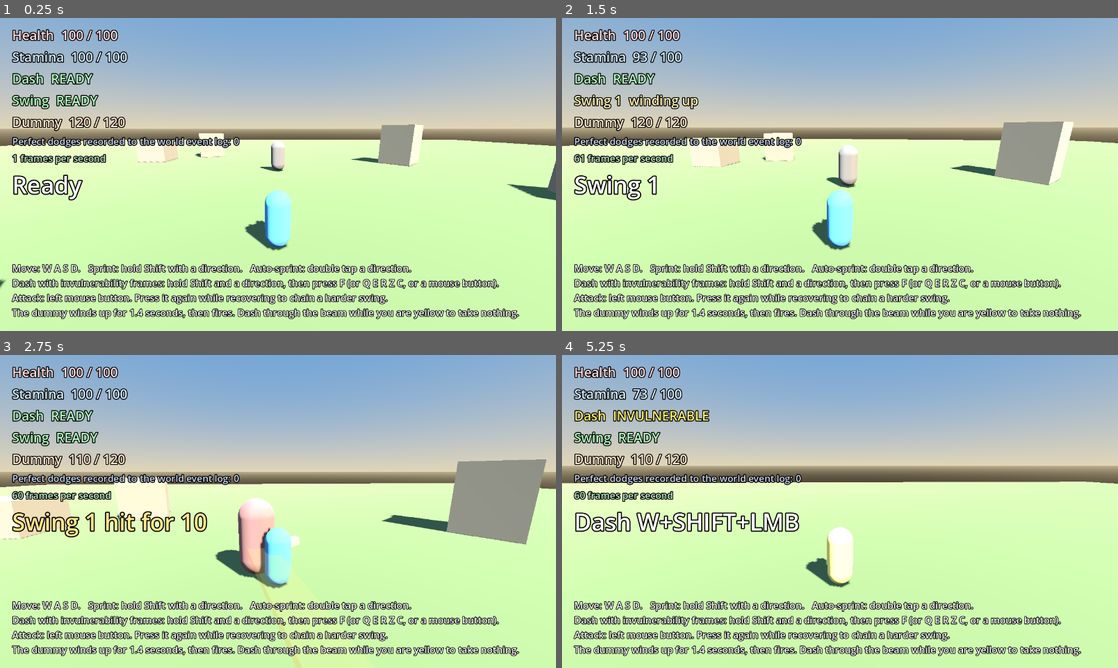
Above: before the commit, frames 1-4 (two rows, left to right).
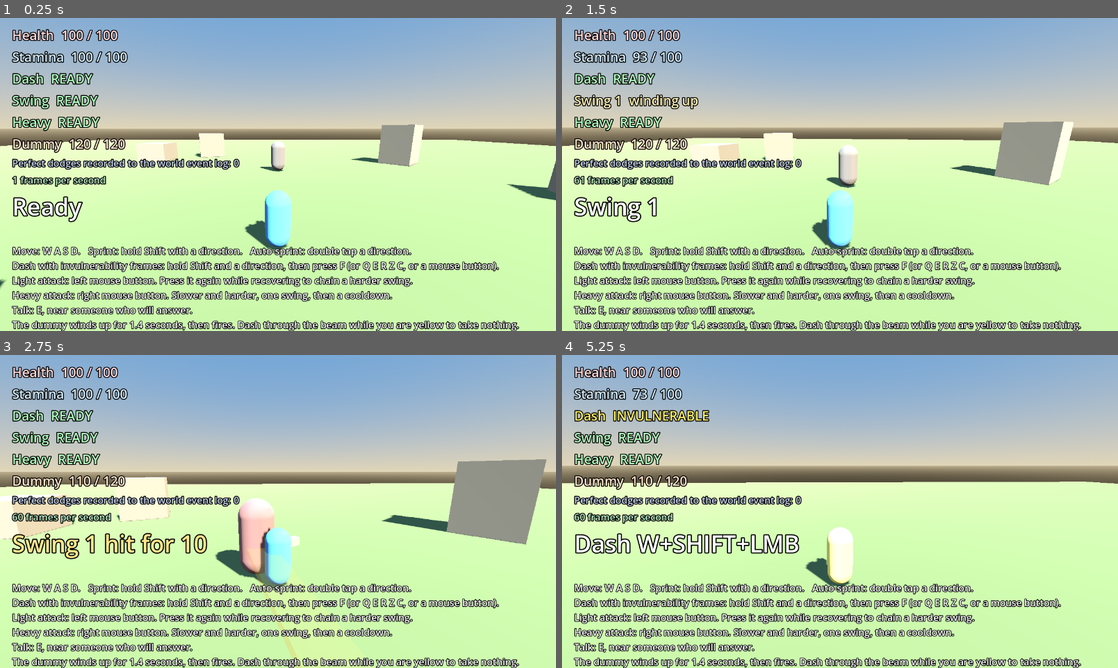
Above: after the commit, the same moments.

Repository: Trollz1004/dream-online
Game: Godot game, scene res://Main.tscn
Same seed, same stepped clock (60 frames per second), same inputs: the game is played once before the commit and once after it.
Inputs (mouse positions are in pixels of both pictures, inside the frame that each line leads up to):
- Up to frame 1 (0.25 s): no input
- Up to frame 2 (1.5 s): tap Enter at 0.5 s; move the mouse to (867, 174) at 0.52 s; hold W from 0.53 s (still down); tap Q at 0.6 s; click (867, 174) at 0.67 s; move the mouse to (812, 174) at 1.27 s; tap E at 1.35 s; click (812, 174) at 1.42 s
- Up to frame 3 (2.75 s): keep holding W; move the mouse to (289, 505) at 2.02 s; tap R at 2.1 s; click (289, 505) at 2.17 s
- Up to frame 4 (5.25 s): keep holding W; move the mouse to (834, 517) at 2.77 s; tap F at 2.85 s; click (834, 517) at 2.92 s; move the mouse to (878, 514) at 3.52 s; tap Z at 3.6 s; click (878, 514) at 3.67 s; move the mouse to (795, 508) at 4.27 s; tap C at 4.35 s; click (795, 508) at 4.42 s; move the mouse to (845, 511) at 5.02 s; hold Shift from 5.03 s (still down); click (845, 511) at 5.17 s

The runs differ from the first frame. In frame 1, 16% of the frame differs, in the area x 2-94%, y 31-100%; in frame 2, 16%; in frame 3, 17%; in frame 4, 18%.

Commit message:
game(godot): a real heavy attack on right mouse, and its own readout line
Right mouse has been named "Heavy attack / class special" in the input
table of docs/gdd/02-action-combat.md since the document was written, and
did nothing: it fell through to the unnamed-skill stub like every other
unbuilt combo in the grammar. One committed swing, slower and harder than
the light chain, gated by its own cooldown rather than a cancel window so
it cannot be spammed the way a chained light swing can. The two swings are
mutually exclusive: starting one blocks the other.

The HUD gained a "Heavy" line next to Dash and Swing, and the on-screen
help now names right mouse, left mouse and E instead of only left mouse.
Moving the help block up from y 560 to y 520 was necessary, not
cosmetic: two new lines pushed the block past the bottom of a 720-tall
canvas and the last line was clipped off screen, caught by looking at a
fresh capture rather than trusting the diff.

128 of 128 headless checks pass (was 103; 25 new).

Co-Authored-By: Claude Sonnet 5 <noreply@anthropic.com>

Diff:
--- /dev/null
+++ b/game/godot/DreamSlice/scripts/heavy_attack_state.gd
@@ -0,0 +1,66 @@
+extends RefCounted
+
+# The heavy attack, right mouse button. One committed swing, slower and
+# harder than the light chain, gated by its own cooldown rather than a cancel
+# window, so it cannot be spammed the way a chained light swing can.
+
+const STARTUP := 0.28
+const ACTIVE := 0.14
+const RECOVERY := 0.50
+const COOLDOWN := 1.20        # from the start of the swing, so it outlasts recovery
+const STAMINA_COST := 18.0
+const DAMAGE := 32.0
+const REACH := 3.6           # metres in front of the character
+const HALF_ARC := 0.8        # radians either side of facing
+
+var _t := -1.0
+var _cooldown_left := 0.0
+var _hit_used := false
+
+
+func total_length() -> float:
+	return STARTUP + ACTIVE + RECOVERY
+
+
+func is_attacking() -> bool:
+	return _t >= 0.0
+
+
+func is_active() -> bool:
+	return _t >= STARTUP and _t < STARTUP + ACTIVE
+
+
+func can_start(stamina: float) -> bool:
+	return not is_attacking() and _cooldown_left <= 0.0 and stamina >= STAMINA_COST
+
+
+func start() -> void:
+	_t = 0.0
+	_hit_used = false
+	_cooldown_left = COOLDOWN
+
+
+func advance(delta: float) -> void:
+	if _t >= 0.0:
+		_t += delta
+		if _t >= total_length():
+			_t = -1.0
+	_cooldown_left = maxf(0.0, _cooldown_left - delta)
+
+
+# True once per swing, so one swing cannot hit the same target twice.
+func take_hit_window() -> bool:
+	if not is_active() or _hit_used:
+		return false
+	_hit_used = true
+	return true
+
+
+func phase() -> String:
+	if _t < 0.0:
+		return "cooling" if _cooldown_left > 0.0 else "ready"
+	if _t < STARTUP:
+		return "winding up"
+	if _t < STARTUP + ACTIVE:
+		return "striking"
+	return "recovering"
--- a/game/godot/DreamSlice/scripts/hud.gd
+++ b/game/godot/DreamSlice/scripts/hud.gd
@@ -16,6 +16,7 @@
 var _stamina: Label
 var _dash: Label
 var _swing: Label
+var _heavy: Label
 var _target: Label
 var _events: Label
 var _event: Label
@@ -50,6 +51,7 @@
 	_stamina = _line(_box, BIG, Color(0.85, 0.95, 1.0))
 	_dash = _line(_box, BIG, Color(1.0, 1.0, 0.75))
 	_swing = _line(_box, BIG, Color(0.90, 0.95, 0.85))
+	_heavy = _line(_box, BIG, Color(0.95, 0.85, 0.95))
 	_target = _line(_box, BIG, Color(1.0, 0.90, 0.80))
 	_events = _line(_box, SMALL, Color(0.80, 0.85, 0.95))
 	_fps = _line(_box, SMALL, Color(0.75, 0.95, 0.80))
@@ -64,10 +66,12 @@
 	_help.add_theme_font_size_override("font_size", SMALL)
 	_help.add_theme_color_override("font_outline_color", Color(0.0, 0.0, 0.0))
 	_help.add_theme_constant_override("outline_size", 6)
-	_help.position = Vector2(28.0, 560.0)
+	_help.position = Vector2(28.0, 520.0)
 	_help.text = ("Move: W A S D.   Sprint: hold Shift with a direction.   Auto-sprint: double tap a direction.\n"
 		+ "Dash with invulnerability frames: hold Shift and a direction, then press F (or Q E R Z C, or a mouse button).\n"
-		+ "Attack: left mouse button. Press it again while recovering to chain a harder swing.\n"
+		+ "Light attack: left mouse button. Press it again while recovering to chain a harder swing.\n"
+		+ "Heavy attack: right mouse button. Slower and harder, one swing, then a cooldown.\n"
+		+ "Talk: E, near someone who will answer.\n"
 		+ "The dummy winds up for 1.4 seconds, then fires. Dash through the beam while you are yellow to take nothing.")
 	add_child(_help)
 
@@ -79,11 +83,15 @@
 
 
 func readout_labels() -> Array:
-	return [_health, _stamina, _dash, _swing, _target, _events, _fps]
+	return [_health, _stamina, _dash, _swing, _heavy, _target, _events, _fps]
 
 
 func event_label() -> Label:
 	return _event
+
+
+func heavy_label() -> Label:
+	return _heavy
 
 
 func hint_label() -> Label:
@@ -138,6 +146,19 @@
 			"   chain now" if attack.can_chain() else ""], Color(1.0, 0.95, 0.7))
 	else:
 		_paint(_swing, "Swing  READY", Color(0.7, 1.0, 0.75))
+
+	var heavy = s["heavy"]
+	match heavy.phase():
+		"winding up":
+			_paint(_heavy, "Heavy  winding up", Color(1.0, 0.8, 1.0))
+		"striking":
+			_paint(_heavy, "Heavy  STRIKING", Color(1.0, 0.6, 1.0))
+		"recovering":
+			_paint(_heavy, "Heavy  recovering, wide open", Color(1.0, 0.5, 0.55))
+		"cooling":
+			_paint(_heavy, "Heavy  cooling down", Color(0.8, 0.8, 0.85))
+		_:
+			_paint(_heavy, "Heavy  READY", Color(0.7, 1.0, 0.75))
 
 	if s["target_health_max"] > 0.0:
 		var down: bool = s["target_health"] <= 0.0
--- a/game/godot/DreamSlice/scripts/player.gd
+++ b/game/godot/DreamSlice/scripts/player.gd
@@ -12,6 +12,7 @@
 const Combo := preload("res://scripts/combo.gd")
 const Movement := preload("res://scripts/movement.gd")
 const AttackState := preload("res://scripts/attack_state.gd")
+const HeavyAttackState := preload("res://scripts/heavy_attack_state.gd")
 const WorldEvent := preload("res://scripts/world_event.gd")
 const EventLog := preload("res://scripts/event_log.gd")
 
@@ -27,6 +28,7 @@
 
 var dash := DashState.new()
 var attack := AttackState.new()
+var heavy := HeavyAttackState.new()
 var target: Node3D = null          # what a swing can reach
 var npc: Node3D = null             # who a plain E can talk to, in range
 var events = EventLog.new()
@@ -203,12 +205,23 @@
 		_auto_sprint = false
 		_say("Dash %s" % skill)
 	elif action_key == "LMB":
-		if attack.can_start(stamina):
+		if heavy.is_attacking():
+			_say("Swing not ready")
+		elif attack.can_start(stamina):
 			attack.start()
 			stamina -= AttackState.STAMINA_COST
 			_say("Swing %d" % attack.step())
 		else:
 			_say("Swing not ready")
+	elif action_key == "RMB":
+		if attack.is_attacking():
+			_say("Heavy not ready")
+		elif heavy.can_start(stamina):
+			heavy.start()
+			stamina -= HeavyAttackState.STAMINA_COST
+			_say("Heavy swing")
+		else:
+			_say("Heavy not ready")
 	elif skill == "E" and npc != null and npc.is_within_range(position):
 		_say("%s: %s" % [npc.npc_name, npc.dialogue_line])
 	else:
@@ -223,8 +236,10 @@
 func _physics_process(delta: float) -> void:
 	dash.advance(delta)
 	attack.advance(delta)
+	heavy.advance(delta)
 	_event_age += delta
 	_resolve_swing()
+	_resolve_heavy_swing()
 
 	var sprinting := false
 	if dash.is_dashing():
@@ -267,7 +282,7 @@
 		hud.show_state({
 			"health": health, "health_max": HEALTH_MAX,
 			"stamina": stamina, "stamina_max": STAMINA_MAX,
-			"dash": dash, "attack": attack,
+			"dash": dash, "attack": attack, "heavy": heavy,
 			"target_health": target.health if target else 0.0,
 			"target_health_max": target.HEALTH_MAX if target else 0.0,
 			"event": _last_event, "event_age": _event_age,
@@ -328,6 +343,22 @@
 	_say("Swing %d hit for %d" % [attack.step(), int(damage)])
 
 
+func _resolve_heavy_swing() -> void:
+	if target == null or not heavy.take_hit_window():
+		return
+	var facing := Movement.camera_relative(Vector3(0.0, 0.0, -1.0), _yaw)
+	var to_target := target.global_position - global_position
+	to_target.y = 0.0
+	if to_target.length() > HeavyAttackState.REACH:
+		_say("Heavy swing missed")
+		return
+	if absf(facing.signed_angle_to(to_target.normalized(), Vector3.UP)) > HeavyAttackState.HALF_ARC:
+		_say("Heavy swing missed")
+		return
+	target.take_hit(HeavyAttackState.DAMAGE)
+	_say("Heavy swing hit for %d" % int(HeavyAttackState.DAMAGE))
+
+
 # A confirmed invulnerability-frame dodge is the P1 event of spec 001. It is
 # written to an append-only JSONL log in the envelope of the event contract.
 func _record_perfect_dodge(attack_name: String) -> void:
--- a/game/godot/DreamSlice/tests/run_tests.gd
+++ b/game/godot/DreamSlice/tests/run_tests.gd
@@ -9,7 +9,7 @@
 # still report success. That happened on 2026-09-20. The floor below turns a
 # skipped suite into a failure. Raise it when checks are added; never lower it
 # to make a run pass.
-const MINIMUM_CHECKS := 103
+const MINIMUM_CHECKS := 128
 
 var passed := 0
 var failed := 0
@@ -32,9 +32,11 @@
 	_test_body_does_not_spin_the_camera()
 	_test_capture_mode_is_read_at_ready()
 	_test_e_talks_to_a_nearby_npc()
+	_test_heavy_attack_on_right_mouse()
 	load("res://tests/test_attack_and_events.gd").new().run(self)
 	load("res://tests/test_hud.gd").new().run(self)
 	load("res://tests/test_npc.gd").new().run(self)
+	load("res://tests/test_heavy_attack.gd").new().run(self)
 	var ran := passed + failed
 	if ran < MINIMUM_CHECKS:
 		failed += 1
@@ -200,6 +202,35 @@
 	npc.free()
 
 
+# Right mouse was named "Heavy attack / class special" in the input table
+# since the document was written, and did nothing at all: it fell through to
+# the unnamed-skill stub like every other unbuilt combo. The two swings are
+# also mutually exclusive, so a player cannot hold both open at once.
+func _test_heavy_attack_on_right_mouse() -> void:
+	print("heavy attack on right mouse")
+	var player = load("res://scripts/player.gd").new()
+	player._ready()
+
+	var before_stamina: float = player.stamina
+	player._try_skill("RMB")
+	check("a heavy swing starts on a fresh right mouse press", player.heavy.is_attacking())
+	check("the heavy swing spends stamina",
+		player.stamina < before_stamina and player.stamina >= 0.0)
+
+	player._try_skill("LMB")
+	check("a light swing cannot start while the heavy swing is out", not player.attack.is_attacking())
+
+	player.free()
+
+	var second = load("res://scripts/player.gd").new()
+	second._ready()
+	second._try_skill("LMB")
+	check("a light swing starts on a fresh left mouse press", second.attack.is_attacking())
+	second._try_skill("RMB")
+	check("a heavy swing cannot start while a light swing is out", not second.heavy.is_attacking())
+	second.free()
+
+
 # The bug Joshua caught on 2026-09-20: the camera arm hung off the character
 # body, and the body turned to face movement, so the view swung around on its
 # own and camera-relative movement drifted. The body must never rotate.
--- /dev/null
+++ b/game/godot/DreamSlice/tests/test_heavy_attack.gd
@@ -0,0 +1,73 @@
+extends RefCounted
+
+# Checks for the heavy attack, right mouse button. Added 2026-09-22: the input
+# table in docs/gdd/02-action-combat.md has named right mouse "Heavy attack /
+# class special" from the start, but nothing behind it ever did anything; it
+# fell through to the unnamed-skill stub like every other unbuilt combo. One
+# committed swing, slower and harder than the light chain, gated by its own
+# cooldown rather than a cancel window, so it cannot be spammed the way a
+# chained light swing can.
+
+var runner
+
+
+func run(r) -> void:
+	runner = r
+	_test_heavy_attack_windows()
+	_test_heavy_attack_cooldown()
+	_test_heavy_hits_harder_than_a_first_light_swing()
+
+
+func check(label: String, condition: bool) -> void:
+	runner.check(label, condition)
+
+
+func _test_heavy_attack_windows() -> void:
+	print("heavy attack windows")
+	var HeavyAttackState := load("res://scripts/heavy_attack_state.gd")
+	var h = HeavyAttackState.new()
+
+	check("a fresh heavy attack is idle", not h.is_attacking())
+	check("an idle heavy attack lands nothing", not h.is_active())
+	check("a fresh heavy attack can start with enough stamina", h.can_start(100.0))
+	check("a fresh heavy attack cannot start on no stamina", not h.can_start(0.0))
+
+	h.start()
+	check("a started heavy attack is running", h.is_attacking())
+	check("the startup lands nothing", not h.is_active())
+
+	h.advance(HeavyAttackState.STARTUP + 0.01)
+	check("the active window can land a hit", h.is_active())
+	check("a hit is only counted once per swing", h.take_hit_window())
+	check("the same swing cannot hit twice", not h.take_hit_window())
+
+	h.advance(HeavyAttackState.ACTIVE)
+	check("after the active window nothing lands", not h.is_active())
+	check("the swing is still in recovery", h.is_attacking())
+
+	h.advance(HeavyAttackState.RECOVERY)
+	check("the swing ends after its full length", not h.is_attacking())
+
+
+func _test_heavy_attack_cooldown() -> void:
+	print("heavy attack cooldown")
+	var HeavyAttackState := load("res://scripts/heavy_attack_state.gd")
+	var h = HeavyAttackState.new()
+
+	h.start()
+	h.advance(HeavyAttackState.STARTUP + HeavyAttackState.ACTIVE + HeavyAttackState.RECOVERY + 0.01)
+	check("the swing has ended", not h.is_attacking())
+	check("a fresh swing cannot start during the cooldown", not h.can_start(100.0))
+	check("the phase names the cooldown", h.phase() == "cooling")
+
+	h.advance(HeavyAttackState.COOLDOWN)
+	check("a fresh swing can start once the cooldown clears", h.can_start(100.0))
+	check("the phase is ready again", h.phase() == "ready")
+
+
+func _test_heavy_hits_harder_than_a_first_light_swing() -> void:
+	print("heavy attack damage")
+	var HeavyAttackState := load("res://scripts/heavy_attack_state.gd")
+	var AttackState := load("res://scripts/attack_state.gd")
+	check("a heavy swing outdamages the first light swing",
+		HeavyAttackState.DAMAGE > AttackState.new().damage_for_step(1))
--- a/game/godot/DreamSlice/tests/test_hud.gd
+++ b/game/godot/DreamSlice/tests/test_hud.gd
@@ -19,6 +19,7 @@
 	_test_the_event_line_clears_when_it_is_old()
 	_test_the_screen_says_to_click_when_the_mouse_is_loose()
 	_test_the_screen_prompts_to_talk_when_a_npc_is_near()
+	_test_the_readout_reports_the_heavy_swing()
 
 
 func check(label: String, condition: bool) -> void:
@@ -35,12 +36,14 @@
 func _state(event: String, event_age: float, mouse_captured := true, nearby_npc_name := "") -> Dictionary:
 	var DashState := load("res://scripts/dash_state.gd")
 	var AttackState := load("res://scripts/attack_state.gd")
+	var HeavyAttackState := load("res://scripts/heavy_attack_state.gd")
 	return {
 		"health": 82.0, "health_max": 100.0,
 		"stamina": 100.0, "stamina_max": 100.0,
 		"auto_sprint": false,
 		"dash": DashState.new(),
 		"attack": AttackState.new(),
+		"heavy": HeavyAttackState.new(),
 		"target_health": 120.0, "target_health_max": 120.0,
 		"events_written": 0,
 		"event": event, "event_age": event_age,
@@ -136,6 +139,19 @@
 	hud.free()
 
 
+# Right mouse had no readout of its own before 2026-09-22, the same gap the
+# dash and the light swing already had closed. The line sits in the column
+# with the others, so it is subject to the same no-overlap proof above.
+func _test_the_readout_reports_the_heavy_swing() -> void:
+	print("readout content: heavy swing")
+	var hud = _hud()
+	check("the heavy line is in the column", hud.heavy_label().get_parent() == hud.column())
+
+	hud.show_state(_state("", 9.0))
+	check("a ready heavy swing reads ready", hud.heavy_label().text.to_lower().contains("ready"))
+	hud.free()
+
+
 func _test_the_event_line_clears_when_it_is_old() -> void:
 	var hud = _hud()
 	hud.show_state(_state("HIT for 18", 0.1))
